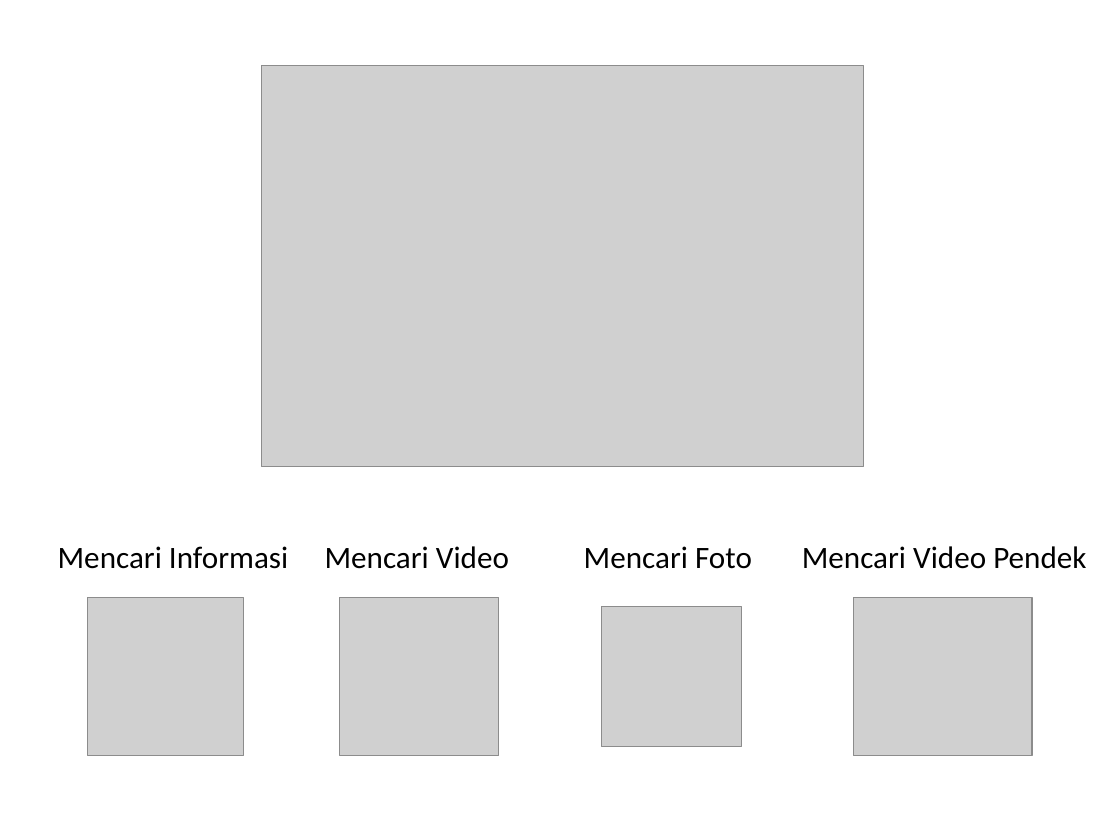
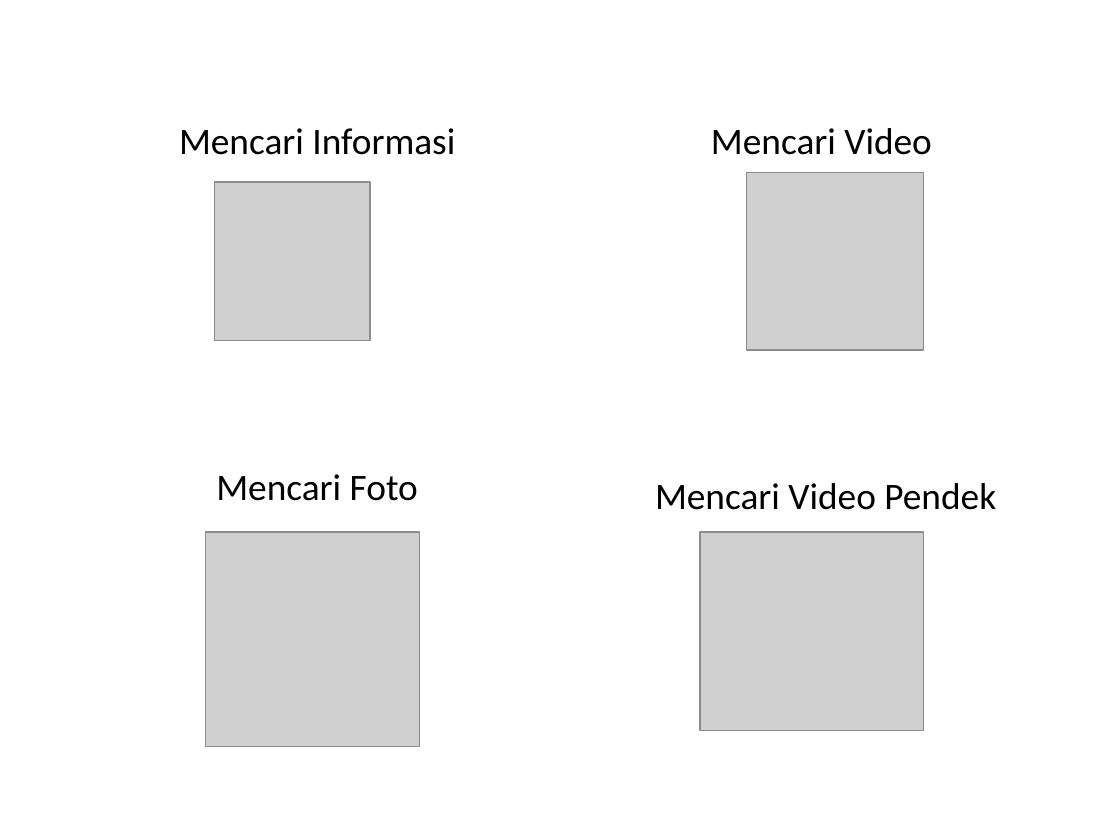
Before and after one commit to ilham513/Materi-Pelajaran-Informatika-SMP-PGRI-Rawlumbu, a slide deck: slide 3 of Kelas 9/Bab 1.1 - Browser.pptx (slide 2 before the commit). Drawn at 1120x840 pixels with LibreOffice and Linux fonts; fonts in the diff are those of the drawing; grey boxes stand for pictures; background and template pictures are left out. Boxes give left, top, right and bottom in pixels: in the first picture for what was removed or moved away, otherwise in the second. Text is boxed around its words. In the diff, an @@ line names an element or a change of style, - is before the commit and + after.

```diff
--- a/Kelas 9/Bab 1.1 - Browser.pptx
+++ b/Kelas 9/Bab 1.1 - Browser.pptx
@@ picture removed at [261, 65, 862, 466] @@
@@ text "Mencari Informasi": place and size @@
-text "Mencari Informasi" at [58, 546, 288, 569]
+text "Mencari Informasi" at [179, 128, 455, 155]
@@ text "Mencari Video": place and size @@
-text "Mencari Video" at [325, 546, 509, 569]
+text "Mencari Video" at [711, 128, 932, 155]
@@ picture: place and size @@
-picture at [340, 597, 500, 756]
+picture at [747, 172, 924, 349]
@@ picture: place and size @@
-picture at [88, 597, 244, 756]
+picture at [215, 181, 371, 340]
@@ size 20 to 24 pt in 4 elements at [655, 483, 996, 510], [179, 128, 455, 155], [711, 128, 932, 155], [216, 474, 418, 501] @@
@@ text "Mencari Foto": place and size @@
-text "Mencari Foto" at [584, 546, 752, 569]
+text "Mencari Foto" at [216, 474, 418, 501]
@@ text "Mencari Video Pendek": place and size @@
-text "Mencari Video Pendek" at [802, 546, 1086, 569]
+text "Mencari Video Pendek" at [655, 483, 996, 510]
@@ picture: place and size @@
-picture at [601, 607, 741, 747]
+picture at [205, 532, 420, 747]
@@ picture: place and size @@
-picture at [853, 597, 1033, 756]
+picture at [700, 532, 924, 731]
```
Also in this commit, not shown: 4 other slides changed, 7 slides added, 12 other files.
